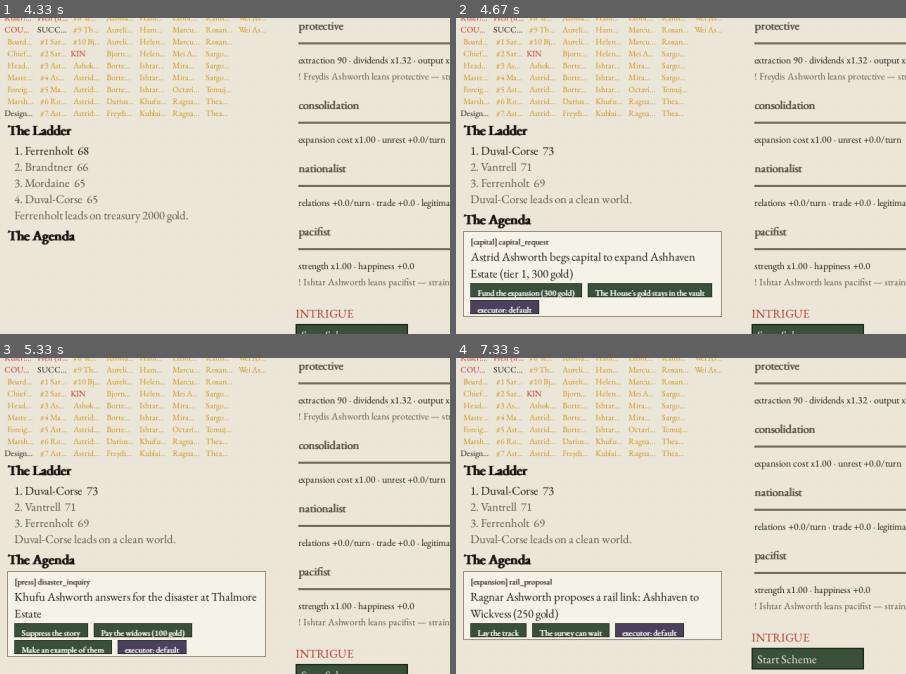
Above: before the commit, frames 1-4 (two rows, left to right).
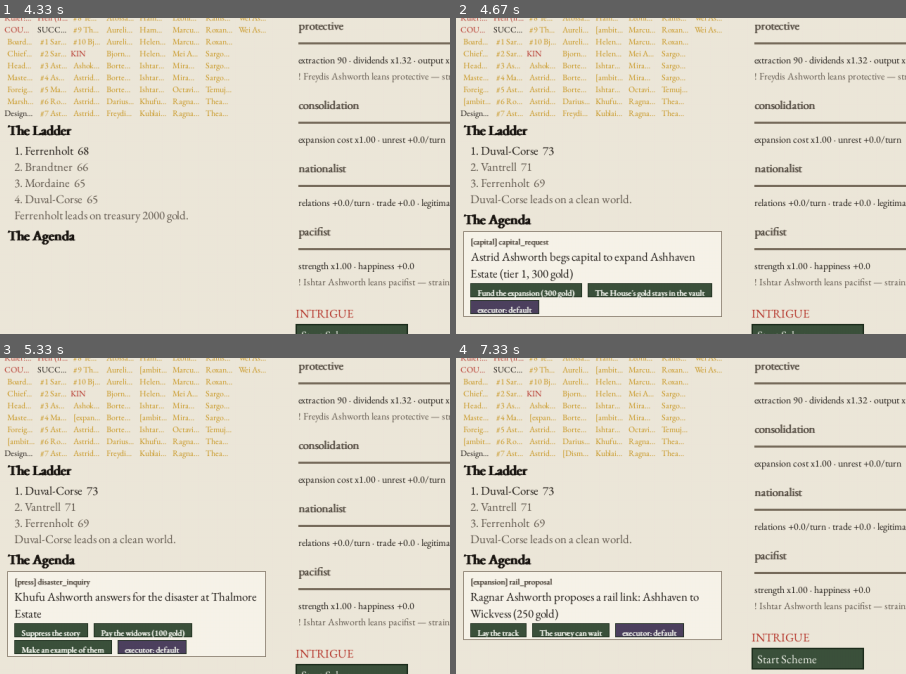
Above: after the commit, the same moments.

Repository: civersen222/Guilded-Age
Game: pygame game, started from gilded/__main__.py
The game is run twice, just before and just after one commit, with the same random seed, the same clock (stepped at 60 frames per second) and the same inputs.
Inputs (mouse positions are % of the whole screen's width and height, from its top left):
- Up to frame 1 (4.33 s): click "New Game" at 0.38 s; click (24, 13) at 1.72 s; click (76, 66) at 3.05 s; click "Rule: diplomatic summit" at 3.38 s; click (76, 41) at 3.72 s; click "Rule: rail proposal" at 4.05 s
- Up to frame 2 (4.67 s): click "End Turn" at 4.38 s
- Up to frame 3 (5.33 s): click "Rule: capital request" at 4.72 s; click (54, 46) at 5.05 s
- Up to frame 4 (7.33 s): click "Rule: disaster inquiry" at 5.38 s; click (28, 31) at 6.22 s; click (19, 56) at 6.55 s; click (56, 78) at 6.88 s; click (26, 24) at 7.22 s
The pictures show only the part of the screen within x 0-50%, y 37-87%; the shares and areas given below are measured in that part.

Frame 1 is identical in both runs. In frame 2, 0.1% of the frame differs, in the area x 1-38%, y 2-28%; in frame 3, 0.2%; in frame 4, 0.3%, in the area x 1-38%, y 2-32%.

Commit message:
w13-1: grievance token leads seat/kin/disloyal dossier lines so it survives the 400px/8-col truncation; three reds green, KEEP-GREEN green (358 passed)

Diff:
--- a/gilded/ui/house_tab.py
+++ b/gilded/ui/house_tab.py
@@ -52,15 +52,15 @@
             loyalty_str = f"{seat.loyalty:.0f}" if seat.loyalty is not None else "?"
             band_str = seat.band or "?"
             # The grievance token is the state that differs between draws, so
-            # lead with it right after the holder's name — inside the visible
-            # column width — rather than tacking it on at the tail where the
-            # column-width truncation would eat it.
+            # lead the line with it — inside the visible column width — rather
+            # than tacking it on at the tail where the column-width
+            # truncation would eat it.
             gri = ""
             for k in report.kin:
                 if k.name == seat.holder_name and k.grievances:
-                    gri = f" [{', '.join(k.grievances)}]"
+                    gri = f"[{', '.join(k.grievances)}] "
                     break
-            rows.append(f"  {seat.position}: {seat.holder_name}{gri}  loyalty {loyalty_str} ({band_str})")
+            rows.append(f"  {gri}{seat.position}: {seat.holder_name}  loyalty {loyalty_str} ({band_str})")
     rows.append("")
 
     # ── Heir designation ───────────────────────────────────────────────────
@@ -112,12 +112,15 @@
         seated = any(seat.holder_name == k.name for seat in report.seats if not seat.vacant)
         seated_str = "" if seated else "  (not seated)"
 
-        grievance_str = f" [{', '.join(k.grievances)}]" if k.grievances else ""
+        # Lead with the grievance token — the state that differs between
+        # draws — so it survives the column-width truncation that eats the
+        # tail of the line; the name follows it on the same line.
+        grievance_str = f"[{', '.join(k.grievances)}] " if k.grievances else ""
         shares_str = f"  shares {k.shares_pct:.1f}%" if k.shares_pct > 0 else ""
         if band_str:
-            rows.append(f"  {k.name}{grievance_str}  loyalty {loyalty_str} opinion {opinion_str} ({band_str}){seated_str}{shares_str}")
+            rows.append(f"  {grievance_str}{k.name}  loyalty {loyalty_str} opinion {opinion_str} ({band_str}){seated_str}{shares_str}")
         else:
-            rows.append(f"  {k.name}{grievance_str}  loyalty {loyalty_str} opinion {opinion_str}{seated_str}{shares_str}")
+            rows.append(f"  {grievance_str}{k.name}  loyalty {loyalty_str} opinion {opinion_str}{seated_str}{shares_str}")
     rows.append("")
 
     # ── Disloyal kin ───────────────────────────────────────────────────────
@@ -125,8 +128,8 @@
     if disloyal:
         rows.append("DISLOYAL KIN (loyalty < 50)")
         for k in disloyal:
-            grievance_str = f"  [{', '.join(k.grievances)}]" if k.grievances else ""
-            rows.append(f"  {k.name}  loyalty {k.loyalty:.0f}{grievance_str}")
+            grievance_str = f"[{', '.join(k.grievances)}] " if k.grievances else ""
+            rows.append(f"  {grievance_str}{k.name}  loyalty {k.loyalty:.0f}")
         rows.append("")
 
     # ── Grip risks ─────────────────────────────────────────────────────────
